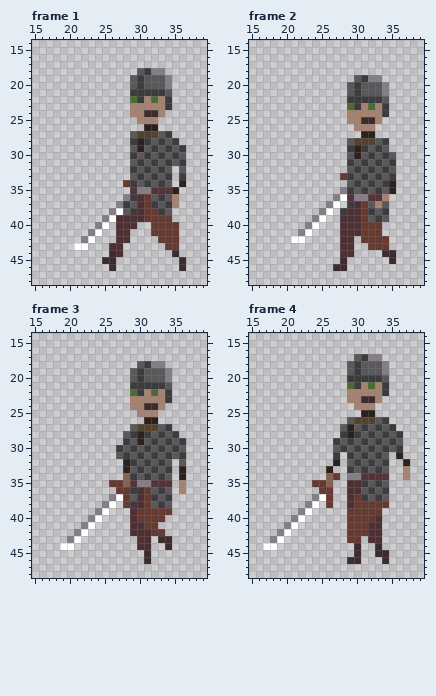
Pixel-art file, stored at assets/aseprite/human_downscale_walk.ase. Above, as it was before the edit.
64x64 pixels, 8 frames. Colours within 5 levels of each other are drawn and written as one. Shown: frame 1: x 15..39, y 14..48; frame 2: x 15..39, y 14..48; frame 3: x 15..39, y 14..48; frame 4: x 15..39, y 14..48. The commit also changed other frames, which this record leaves out.
After the commit:
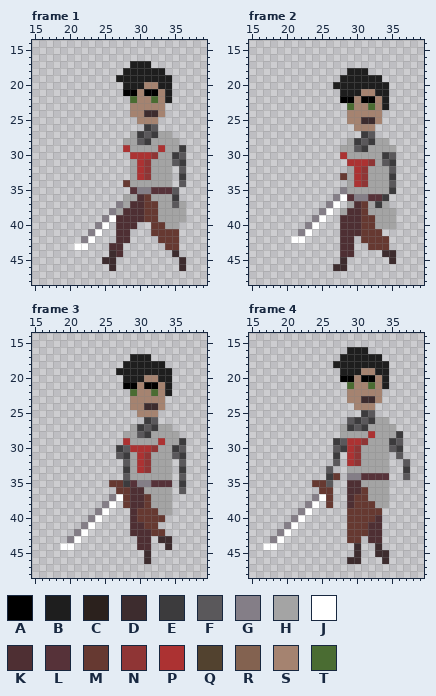
Palette (. is transparent): A #000000  B #1e1e1e  C #2b211d  D #3d2c2e  E #3c3b3d  F #5a585b  G #847e87  H #a4a4a4  J #ffffff  K #4e2f33  L #563239  M #663931  N #8f3535  P #ac3232  Q #52422f  R #836250  S #a58370  T #4a6c32
The exact change:
layer "back (arms)/bacK_arms/arms_armor" added
layer "body/jacket" now hidden
layer "body/armor" now shown
layer "head/hair/hair_1" now shown
layer "head/headwear/steel_cap" now hidden
layer "front (arms)/front_arms/arms_armor" added
layer "back (arms)/bacK_arms/arms armor" removed
layer "front (arms)/front_arms/arms armor" removed
Changed rows in their new state; - is an unchanged pixel.
Frame 1:
first column x 27:
17 --BBB-----
18 -BBBBBB---
19 BBBBBBBB--
20 -BBBSSBB--
21 -AASAASB--
22 ---S---B--
23 -------.--
26 ----EF----
27 --HEFEHH--
28 -HHF-HHHH-
29 -PHHHHPHH-
30 --PPPNHH--
31 --HPNHHH--
32 --HPNHHH--
33 --HPNHHH--
34 --HHHHHH-F
35 --------F-
36 -HH--HHHE-
37 -HK--MHHFH
38 HKK---HHHH
39 ------HHHH
40 -------HH-
Frame 2:
first column x 27:
18 --BBB----
19 -BBBBBB--
20 BBBBBBBB-
21 -BBBSSBB-
22 -AASAASB-
23 ---S---B-
24 -------.-
27 ----EF---
28 --HEFEHH-
29 -HHF-HHHH
30 -PHHHHH--
31 --PPPNH--
32 --HPNHHH-
33 --HPNHHH-
34 --HPNHHHF
35 --HHHHHHE
36 -------E-
37 --H--HEH-
38 -H---HHHH
39 -----MHHH
40 ------HHH
Frame 3:
first column x 27:
17 --BBB-----
18 -BBBBBB---
19 BBBBBBBB--
20 -BBBSSBB--
21 -AASAASB--
22 ---S---B--
23 -------.--
26 ----EF----
27 --HEFEHH--
28 -HHF-HHHH-
29 -PHHHHPHH-
30 --PPPNHH--
31 --HPNHHH--
32 -FHPNHHH--
33 -EHPNHHH-E
34 -FHHHHHH-F
35 -E-------E
36 --K-HHHH-F
37 --K--HHH--
38 --K--HHH--
39 ------HH--
Frame 4:
first column x 26:
16 ---BBB------
17 --BBBBBB----
18 -BBBBBBBB---
19 --BBBSSBB---
20 --AASAASB---
21 ----S---B---
22 --------.---
25 -----EF-----
26 ----EFEHH---
27 --HE--HHHH--
28 --HHHHPHHH--
29 ---PPNHHH---
30 ---PNHHHH---
31 ---PNHHHH-F-
32 -F-PNHHHH--F
33 F--HHHHHH--E
34 E----------F
35 F----HHHH---
36 -----MHHH---
37 -----MHHH---
38 -------HH---
